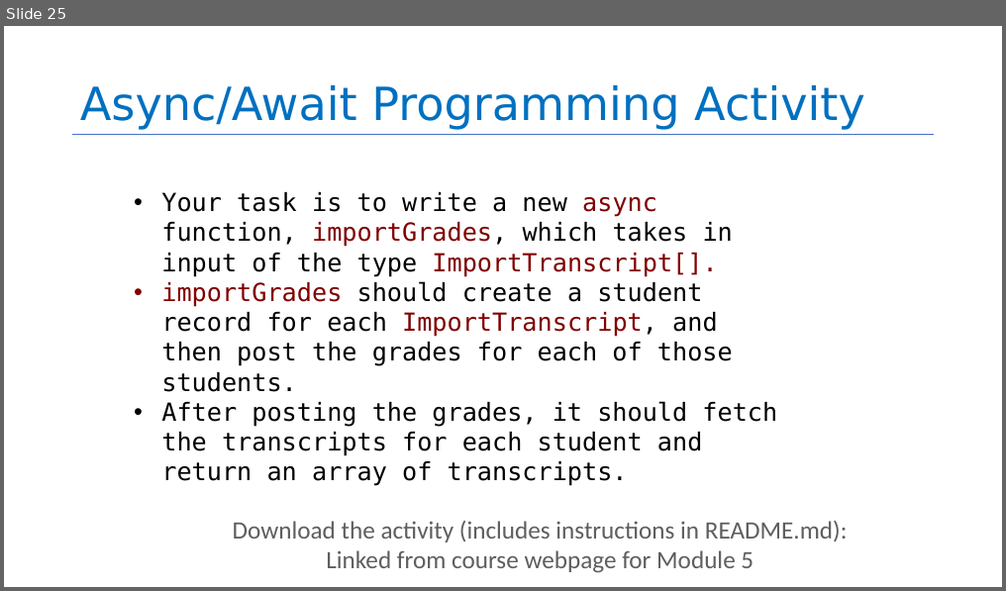
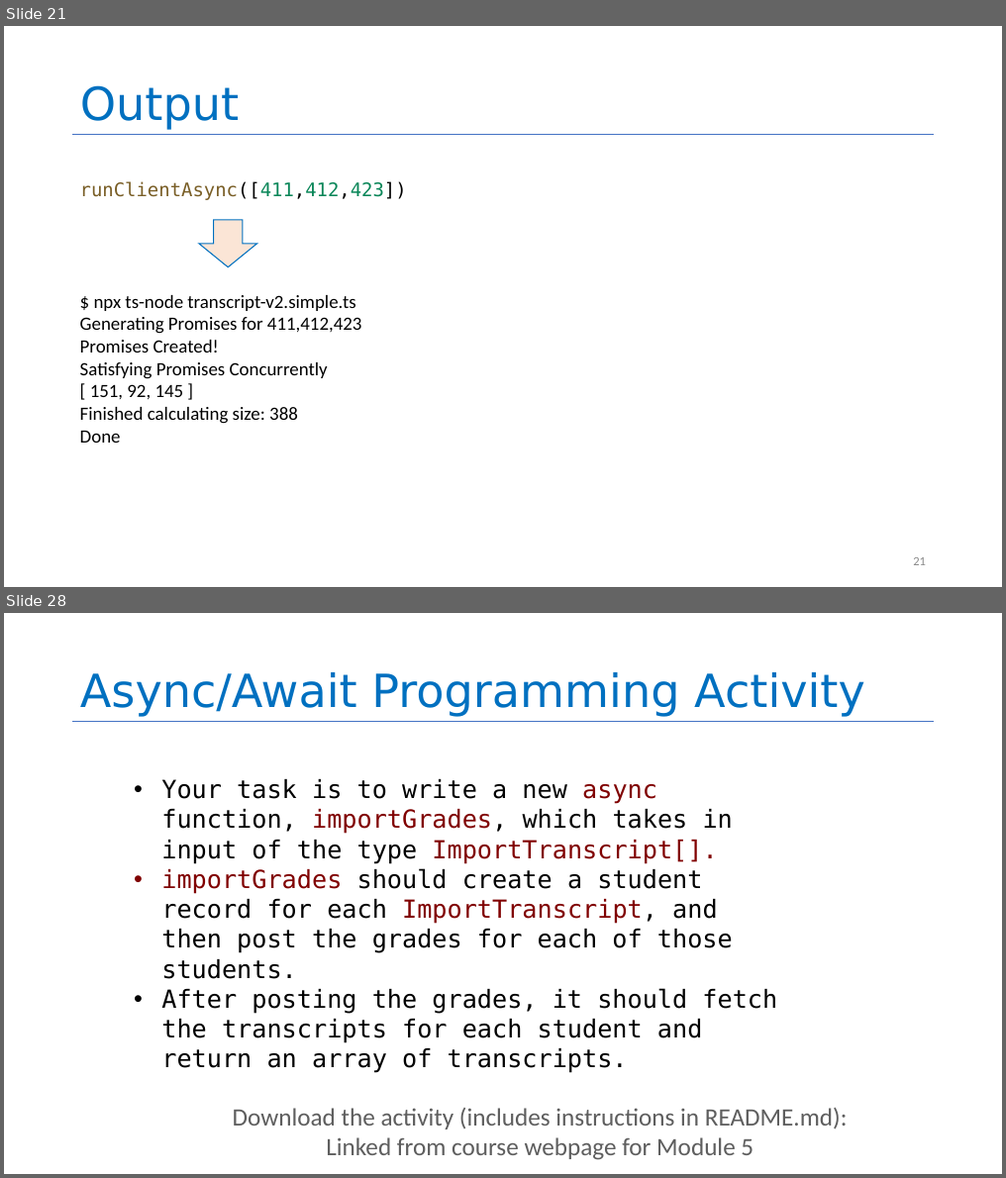
Before and after one commit to neu-se/CS4530-Fall-2022, a slide deck: Slides/Module 05 Concurrency Patterns in Typescript.pptx. Shown one above the other, each under a label of ours: slide 25 before the commit, slides 21 and 28 after it; the slides between them are not shown. The pictures are 1006x591 and 1006x1178 pixels, drawn with LibreOffice and Linux fonts; fonts in the diff are those of the drawing. Boxes give left, top, right and bottom in pixels: in the first picture for what was removed or moved away, otherwise in the second. Text is boxed around its words. In the diff, an @@ line names an element or a change of style, - is before the commit and + after.

```diff
--- a/Slides/Module 05 Concurrency Patterns in Typescript.pptx
+++ b/Slides/Module 05 Concurrency Patterns in Typescript.pptx
@@ slide 21 added at [4,26,1002,587], background #FFFFFF; not listed: 1 template element that a slide beside it also shows @@
@@ title added at [80,85,239,130], 44 pt, text #0070C0 @@
+Output
@@ text added at [80,181,407,200], 18 pt, text #795E26 @@
+runClientAsync([411,412,423])
@@ down arrow added at [199,220,257,267], fill #FBE5D6, outline #0070C0 1 pt @@
@@ text added at [80,295,361,443], 18 pt, text #000000 @@
+$ npx ts-node transcript-v2.simple.ts
+Generating Promises for 411,412,423
+Promises Created!
+Satisfying Promises Concurrently
+[ 151, 92, 145 ]
+Finished calculating size: 388
+Done
@@ page number added at [913,558,926,566], 12 pt, text #8C8C8C @@
+21
@@ what was slide 25 is now slide 28 @@
```
Also in this commit, not shown: 9 slides changed, 12 other slides added, 11 slides removed, 1 other file.
